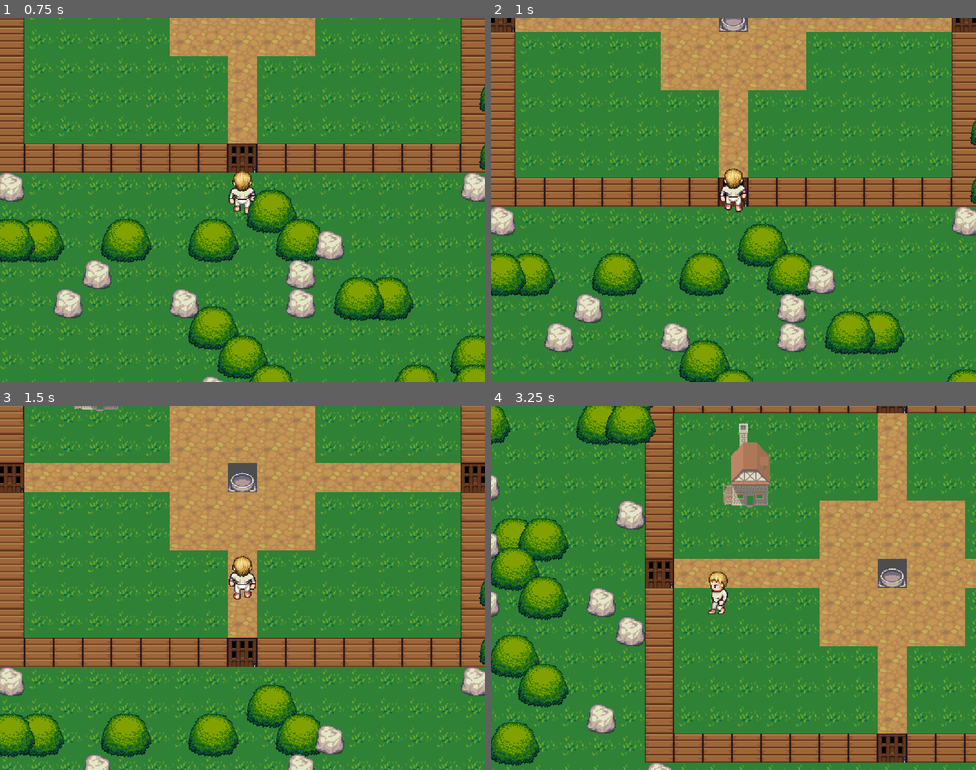
Above: before the commit, frames 1-4 (two rows, left to right).
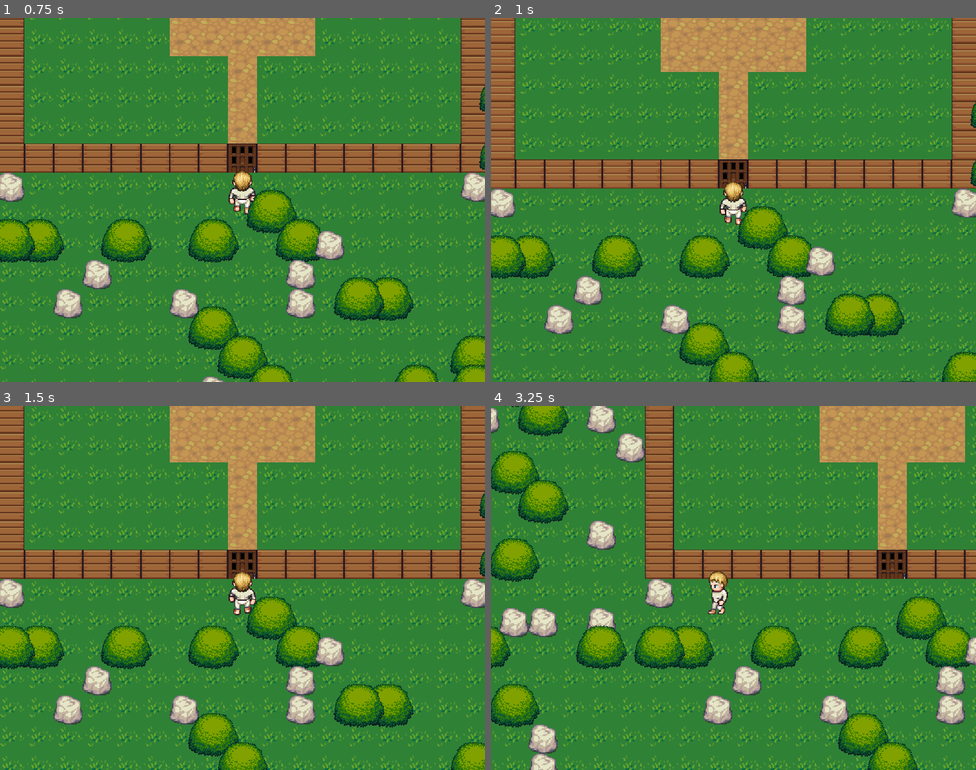
Above: after the commit, the same moments.

Repository: tobiashk-git/valley-game-godot
Game: Godot game, scene res://scenes/Overworld.tscn
Same seed, same stepped clock (60 frames per second), same inputs: the game is played once before the commit and once after it.
Inputs:
- Up to frame 1 (0.75 s): tap Enter at 0.5 s; hold W (move_up) from 0.53 s (still down)
- Up to frame 2 (1 s): keep holding W (move_up)
- Up to frame 3 (1.5 s): keep holding W (move_up)
- Up to frame 4 (3.25 s): release W (move_up) at 2.03 s; hold A (move_left) from 2.03 s (still down)

Frame 1 is identical in both runs. In frame 2, 44% of the frame differs, in the area x 0-100%, y 0-100%; in frame 3, 48%; in frame 4, 61%.

Commit message:
Fog-of-war dungeon mazes + fix missing tile collision everywhere
Ports buildDungeonMaze()'s room+corridor generation (dungeon_gen.gd)
and the JS game's revealTilesAround()/isRevealed() fog system - a
second TileMapLayer filled with an opaque tile, erase_cell()'d in a
radius-2 circle around the player as they explore. Reveals are
permanent once seen, matching the JS behaviour. Chest/boss/locked-
door placement is deliberately not included yet (no inventory/combat
systems ported).

Also fixes a real, fairly serious bug caught while verifying this:
NO tile in either the dungeon or the overworld TileSet actually had
physics collision - walls, the village fence, gates, and the altar
were all walk-through despite rendering solid. The cause was subtle:
collision was being written into a TileSetAtlasSource's TileData
*before* the source was attached to its TileSet, at which point
there's no physics-layer context yet to write into, so it silently
no-op'd. Moving add_source() before the collision-writing code fixes
it for both TileSets. Verified with a script that walks the player
straight at a known wall tile and confirms it actually stops.

Diff:
--- /dev/null
+++ b/resources/dungeon_terrain_tileset.tres
@@ -0,0 +1,21 @@
+[gd_resource type="TileSet" format=3]
+
+[ext_resource type="Texture2D" path="res://assets/dungeon_wall.png" id="1_6agki"]
+[ext_resource type="Texture2D" path="res://assets/dungeon_floor.png" id="2_krki1"]
+
+[sub_resource type="TileSetAtlasSource" id="TileSetAtlasSource_v37wp"]
+texture = ExtResource("1_6agki")
+texture_region_size = Vector2i(32, 32)
+0:0/0 = 0
+0:0/0/physics_layer_0/polygon_0/points = PackedVector2Array(-16, -16, 16, -16, 16, 16, -16, 16)
+
+[sub_resource type="TileSetAtlasSource" id="TileSetAtlasSource_sdlhw"]
+texture = ExtResource("2_krki1")
+texture_region_size = Vector2i(32, 32)
+0:0/0 = 0
+
+[resource]
+tile_size = Vector2i(32, 32)
+physics_layer_0/collision_layer = 1
+sources/0 = SubResource("TileSetAtlasSource_v37wp")
+sources/1 = SubResource("TileSetAtlasSource_sdlhw")
--- /dev/null
+++ b/resources/fog_tileset.tres
@@ -0,0 +1,12 @@
+[gd_resource type="TileSet" format=3]
+
+[ext_resource type="Texture2D" path="res://assets/fog_black.png" id="1_k6jmd"]
+
+[sub_resource type="TileSetAtlasSource" id="TileSetAtlasSource_trxbk"]
+texture = ExtResource("1_k6jmd")
+texture_region_size = Vector2i(32, 32)
+0:0/0 = 0
+
+[resource]
+tile_size = Vector2i(32, 32)
+sources/0 = SubResource("TileSetAtlasSource_trxbk")
--- a/resources/overworld_tileset.tres
+++ b/resources/overworld_tileset.tres
@@ -49,19 +49,23 @@
 texture = ExtResource("7_ixua0")
 texture_region_size = Vector2i(32, 32)
 0:0/0 = 0
+0:0/0/physics_layer_0/polygon_0/points = PackedVector2Array(-16, -16, 16, -16, 16, 16, -16, 16)
 
 [sub_resource type="TileSetAtlasSource" id="TileSetAtlasSource_0747q"]
 texture = ExtResource("8_srne8")
 texture_region_size = Vector2i(32, 32)
 0:0/0 = 0
+0:0/0/physics_layer_0/polygon_0/points = PackedVector2Array(-16, -16, 16, -16, 16, 16, -16, 16)
 
 [sub_resource type="TileSetAtlasSource" id="TileSetAtlasSource_imkcf"]
 texture = ExtResource("9_rv5ot")
 texture_region_size = Vector2i(32, 32)
 0:0/0 = 0
+0:0/0/physics_layer_0/polygon_0/points = PackedVector2Array(-16, -16, 16, -16, 16, 16, -16, 16)
 
 [resource]
 tile_size = Vector2i(32, 32)
+physics_layer_0/collision_layer = 1
 sources/0 = SubResource("TileSetAtlasSource_bj42m")
 sources/1 = SubResource("TileSetAtlasSource_s5cm4")
 sources/2 = SubResource("TileSetAtlasSource_udwd7")
--- /dev/null
+++ b/scenes/Dungeon.tscn
@@ -0,0 +1,54 @@
+[gd_scene format=3]
+
+[ext_resource type="Script" path="res://scripts/dungeon.gd" id="1_gajge"]
+[ext_resource type="Texture2D" path="res://assets/dungeon_wall.png" id="2_18g1q"]
+[ext_resource type="Texture2D" path="res://assets/dungeon_floor.png" id="3_ykok4"]
+[ext_resource type="PackedScene" path="res://scenes/Player.tscn" id="4_kco37"]
+[ext_resource type="Script" path="res://scripts/player.gd" id="5_dj1ww"]
+[ext_resource type="Texture2D" path="res://assets/fog_black.png" id="6_aq2ax"]
+
+[sub_resource type="TileSetAtlasSource" id="TileSetAtlasSource_v37wp"]
+texture = ExtResource("2_18g1q")
+texture_region_size = Vector2i(32, 32)
+0:0/0 = 0
+0:0/0/physics_layer_0/polygon_0/points = PackedVector2Array(-16, -16, 16, -16, 16, 16, -16, 16)
+
+[sub_resource type="TileSetAtlasSource" id="TileSetAtlasSource_sdlhw"]
+texture = ExtResource("3_ykok4")
+texture_region_size = Vector2i(32, 32)
+0:0/0 = 0
+
+[sub_resource type="TileSet" id="TileSet_lwrqk"]
+tile_size = Vector2i(32, 32)
+physics_layer_0/collision_layer = 1
+sources/0 = SubResource("TileSetAtlasSource_v37wp")
+sources/1 = SubResource("TileSetAtlasSource_sdlhw")
+
+[sub_resource type="TileSetAtlasSource" id="TileSetAtlasSource_trxbk"]
+texture = ExtResource("6_aq2ax")
+texture_region_size = Vector2i(32, 32)
+0:0/0 = 0
+
+[sub_resource type="TileSet" id="TileSet_5bk5s"]
+tile_size = Vector2i(32, 32)
+sources/0 = SubResource("TileSetAtlasSource_trxbk")
+
+[node name="Dungeon" type="Node2D" unique_id=430934058]
+script = ExtResource("1_gajge")
+
+[node name="TerrainLayer" type="TileMapLayer" parent="." unique_id=697915292]
+tile_set = SubResource("TileSet_lwrqk")
+
+[node name="YSort" type="Node2D" parent="." unique_id=1639668563]
+y_sort_enabled = true
+
+[node name="Player" type="CharacterBody2D" parent="YSort" unique_id=1494915939 instance=ExtResource("4_kco37")]
+script = ExtResource("5_dj1ww")
+
+[node name="Camera2D" type="Camera2D" parent="YSort/Player" unique_id=898920871]
+zoom = Vector2(1.5, 1.5)
+position_smoothing_enabled = true
+position_smoothing_speed = 8.0
+
+[node name="FogLayer" type="TileMapLayer" parent="." unique_id=1355760540]
+tile_set = SubResource("TileSet_5bk5s")
--- a/scenes/Overworld.tscn
+++ b/scenes/Overworld.tscn
@@ -52,19 +52,23 @@
 texture = ExtResource("8_yb8sh")
 texture_region_size = Vector2i(32, 32)
 0:0/0 = 0
+0:0/0/physics_layer_0/polygon_0/points = PackedVector2Array(-16, -16, 16, -16, 16, 16, -16, 16)
 
 [sub_resource type="TileSetAtlasSource" id="TileSetAtlasSource_0747q"]
 texture = ExtResource("9_r1q4c")
 texture_region_size = Vector2i(32, 32)
 0:0/0 = 0
+0:0/0/physics_layer_0/polygon_0/points = PackedVector2Array(-16, -16, 16, -16, 16, 16, -16, 16)
 
 [sub_resource type="TileSetAtlasSource" id="TileSetAtlasSource_imkcf"]
 texture = ExtResource("10_8gr22")
 texture_region_size = Vector2i(32, 32)
 0:0/0 = 0
+0:0/0/physics_layer_0/polygon_0/points = PackedVector2Array(-16, -16, 16, -16, 16, 16, -16, 16)
 
 [sub_resource type="TileSet" id="TileSet_1y5gq"]
 tile_size = Vector2i(32, 32)
+physics_layer_0/collision_layer = 1
 sources/0 = SubResource("TileSetAtlasSource_bj42m")
 sources/1 = SubResource("TileSetAtlasSource_s5cm4")
 sources/2 = SubResource("TileSetAtlasSource_udwd7")
@@ -75,19 +79,19 @@
 sources/7 = SubResource("TileSetAtlasSource_0747q")
 sources/8 = SubResource("TileSetAtlasSource_imkcf")
 
-[node name="Overworld" type="Node2D" unique_id=779871056]
+[node name="Overworld" type="Node2D" unique_id=310149965]
 script = ExtResource("1_ff6um")
 
-[node name="TileMapLayer" type="TileMapLayer" parent="." unique_id=1386343180]
+[node name="TileMapLayer" type="TileMapLayer" parent="." unique_id=1826832084]
 tile_set = SubResource("TileSet_1y5gq")
 
-[node name="YSort" type="Node2D" parent="." unique_id=449532988]
+[node name="YSort" type="Node2D" parent="." unique_id=348083968]
 y_sort_enabled = true
 
 [node name="Player" type="CharacterBody2D" parent="YSort" unique_id=1494915939 instance=ExtResource("11_2ltwc")]
 script = ExtResource("12_pv64x")
 
-[node name="Camera2D" type="Camera2D" parent="YSort/Player" unique_id=1563136406]
+[node name="Camera2D" type="Camera2D" parent="YSort/Player" unique_id=592954177]
 zoom = Vector2(1.5, 1.5)
 position_smoothing_enabled = true
 position_smoothing_speed = 8.0
--- /dev/null
+++ b/scripts/dungeon.gd
@@ -0,0 +1,66 @@
+extends Node2D
+# Fog-of-war dungeon interior. Port of buildDungeonMaze()'s layout generation
+# (see dungeon_gen.gd) plus the JS game's revealTilesAround()/isRevealed()
+# fog system, using a second TileMapLayer filled with an opaque tile that
+# gets erase_cell()'d as the player explores, instead of gating a hand-rolled
+# render loop like the JS canvas version does.
+
+const WIDTH := 40
+const HEIGHT := 28
+const FOG_REVEAL_RADIUS := 2
+
+const SRC_WALL := 0
+const SRC_FLOOR := 1
+const SRC_FOG := 0 # fog layer has its own single-source TileSet, id 0
+
+@onready var terrain: TileMapLayer = $TerrainLayer
+@onready var fog: TileMapLayer = $FogLayer
+@onready var ysort: Node2D = $YSort
+@onready var player: CharacterBody2D = $YSort/Player
+
+var _last_revealed_tile: Vector2i = Vector2i(-9999, -9999)
+
+func _tile_center(pos: Vector2i) -> Vector2:
+	return Vector2(pos.x * 32 + 16, pos.y * 32 + 16)
+
+func _ready() -> void:
+	var gen: Dictionary = DungeonGen.generate(WIDTH, HEIGHT)
+	var map: Array = gen.map
+
+	for y in range(HEIGHT):
+		for x in range(WIDTH):
+			var cell: int = map[y][x]
+			if cell == DungeonGen.WALL:
+				terrain.set_cell(Vector2i(x, y), SRC_WALL, Vector2i(0, 0))
+			else:
+				terrain.set_cell(Vector2i(x, y), SRC_FLOOR, Vector2i(0, 0))
+
+	for y in range(HEIGHT):
+		for x in range(WIDTH):
+			fog.set_cell(Vector2i(x, y), SRC_FOG, Vector2i(0, 0))
+
+	var spawn_tile: Vector2i = gen.spawn_tile
+	player.position = _tile_center(spawn_tile)
+
+	var cam: Camera2D = player.get_node("Camera2D")
+	cam.limit_left = 0
+	cam.limit_top = 0
+	cam.limit_right = WIDTH * 32
+	cam.limit_bottom = HEIGHT * 32
+	cam.reset_smoothing()
+
+	_reveal_around(spawn_tile)
+	_last_revealed_tile = spawn_tile
+
+func _process(_delta: float) -> void:
+	var current_tile := Vector2i(int(player.position.x / 32), int(player.position.y / 32))
+	if current_tile != _last_revealed_tile:
+		_last_revealed_tile = current_tile
+		_reveal_around(current_tile)
+
+func _reveal_around(center: Vector2i) -> void:
+	for dy in range(-FOG_REVEAL_RADIUS, FOG_REVEAL_RADIUS + 1):
+		for dx in range(-FOG_REVEAL_RADIUS, FOG_REVEAL_RADIUS + 1):
+			if dx * dx + dy * dy > FOG_REVEAL_RADIUS * FOG_REVEAL_RADIUS:
+				continue
+			fog.erase_cell(center + Vector2i(dx, dy))
--- /dev/null
+++ b/scripts/dungeon_gen.gd
@@ -0,0 +1,151 @@
+class_name DungeonGen
+extends RefCounted
+# Port of buildDungeonMaze() in game.js — rooms + randomized-walk corridors.
+# Chest/boss/locked-door placement is deliberately not included yet (no
+# inventory/combat systems ported); this generates the walkable layout only.
+
+const WALL := 0
+const FLOOR := 1
+const DOOR := 2
+
+const ROOM_COUNT := 5
+const ROOM_MIN := 3
+const ROOM_MAX := 5
+const FAR_ROOM_MIN := 6 # the 5th room is deliberately bigger and far from the entrance
+const FAR_ROOM_MAX := 8
+const ROOM_PADDING := 1
+
+class Room:
+	var x: int
+	var y: int
+	var w: int
+	var h: int
+	func _init(_x: int, _y: int, _w: int, _h: int) -> void:
+		x = _x
+		y = _y
+		w = _w
+		h = _h
+	func center() -> Vector2i:
+		return Vector2i(x + w / 2, y + h / 2)
+
+static func _overlaps(a: Room, b: Room, padding: int) -> bool:
+	return a.x - padding < b.x + b.w and a.x + a.w + padding > b.x and a.y - padding < b.y + b.h and a.y + a.h + padding > b.y
+
+static func _try_place_room(width: int, height: int, y_min: int, y_max: int, existing: Array, min_size: int = ROOM_MIN, max_size: int = ROOM_MAX) -> Room:
+	for attempt in range(200):
+		var w := randi_range(min_size, max_size)
+		var h := randi_range(min_size, max_size)
+		var x := randi_range(1, width - 1 - w)
+		var y := randi_range(y_min, max(y_min, min(y_max, height - 1 - h)))
+		var candidate := Room.new(x, y, w, h)
+		var ok := true
+		for r in existing:
+			if _overlaps(candidate, r, ROOM_PADDING):
+				ok = false
+				break
+		if ok:
+			return candidate
+	return Room.new(randi_range(1, width - 1 - min_size), randi_range(y_min, y_max), min_size, min_size)
+
+static func _try_place_far_room(width: int, height: int, y_min: int, y_max: int, existing: Array, anchor: Vector2i, min_size: int, max_size: int) -> Room:
+	var best: Room = null
+	var best_dist := -1.0
+	for attempt in range(60):
+		var w := randi_range(min_size, max_size)
+		var h := randi_range(min_size, max_size)
+		var x := randi_range(1, width - 1 - w)
+		var y := randi_range(y_min, max(y_min, min(y_max, height - 1 - h)))
+		var candidate := Room.new(x, y, w, h)
+		var ok := true
+		for r in existing:
+			if _overlaps(candidate, r, ROOM_PADDING):
+				ok = false
+				break
+		if not ok:
+			continue
+		var c: Vector2i = candidate.center()
+		var dist: float = Vector2(c).distance_to(Vector2(anchor))
+		if dist > best_dist:
+			best_dist = dist
+			best = candidate
+	if best:
+		return best
+	return _try_place_room(width, height, y_min, y_max, existing, min_size, max_size)
+
+static func _carve_room(map: Array, room: Room) -> void:
+	for y in range(room.y, room.y + room.h):
+		for x in range(room.x, room.x + room.w):
+			map[y][x] = FLOOR
+
+static func _carve_corridor(map: Array, width: int, height: int, from: Vector2i, to: Vector2i) -> void:
+	var x := from.x
+	var y := from.y
+	var steps := 0
+	var max_steps := width + height + 40
+	while (x != to.x or y != to.y) and steps < max_steps:
+		map[y][x] = FLOOR
+		var move_x: bool = x != to.x and (y == to.y or randf() < 0.5)
+		if move_x:
+			x += signi(to.x - x)
+		else:
+			y += signi(to.y - y)
+		map[y][x] = FLOOR
+		if randf() < 0.15:
+			x = clampi(x + (-1 if randf() < 0.5 else 1), 1, width - 2)
+		steps += 1
+	map[to.y][to.x] = FLOOR
+
+# Returns a Dictionary: map (Array of Array of int), width, height, door_x,
+# door_y, spawn_tile (Vector2i), rooms (Array of Room), boss_room (Room —
+# the 5th/far room; not yet used for an actual boss, just the layout).
+static func generate(width: int, height: int) -> Dictionary:
+	var map: Array = []
+	for y in range(height):
+		var row: Array = []
+		row.resize(width)
+		row.fill(WALL)
+		map.append(row)
+
+	var entrance_room := _try_place_room(width, height, int(height * 0.65), height - 1 - ROOM_MIN, [])
+	var rooms: Array = [entrance_room]
+	var entrance_center: Vector2i = entrance_room.center()
+
+	var intermediate_rooms: Array = []
+	for i in range(ROOM_COUNT - 2):
+		var r := _try_place_room(width, height, 1, height - 1 - ROOM_MIN, rooms)
+		rooms.append(r)
+		intermediate_rooms.append(r)
+
+	var boss_room := _try_place_far_room(width, height, 1, height - 1 - FAR_ROOM_MIN, rooms, entrance_center, FAR_ROOM_MIN, FAR_ROOM_MAX)
+	rooms.append(boss_room)
+
+	for r in rooms:
+		_carve_room(map, r)
+
+	var door_x: int = clampi(entrance_center.x, 1, width - 2)
+	var door_y := height - 1
+	_carve_corridor(map, width, height, entrance_center, Vector2i(door_x, door_y - 1))
+	map[door_y][door_x] = DOOR
+
+	intermediate_rooms.sort_custom(func(a: Room, b: Room) -> bool:
+		var da: float = Vector2(a.center()).distance_to(Vector2(entrance_center))
+		var db: float = Vector2(b.center()).distance_to(Vector2(entrance_center))
+		return da < db
+	)
+	var prev_center := entrance_center
+	for room in intermediate_rooms:
+		var c: Vector2i = room.center()
+		_carve_corridor(map, width, height, prev_center, c)
+		prev_center = c
+	_carve_corridor(map, width, height, prev_center, boss_room.center())
+
+	return {
+		"map": map,
+		"width": width,
+		"height": height,
+		"door_x": door_x,
+		"door_y": door_y,
+		"spawn_tile": Vector2i(door_x, door_y - 1),
+		"rooms": rooms,
+		"boss_room": boss_room,
+	}
--- /dev/null
+++ b/tools/setup_dungeon.gd
@@ -0,0 +1,82 @@
+extends SceneTree
+# Builds the dungeon terrain TileSet, the fog TileSet, and Dungeon.tscn.
+# Run via: godot --headless --script res://tools/setup_dungeon.gd
+
+const FULL_TILE_COLLISION: PackedVector2Array = [Vector2(-16, -16), Vector2(16, -16), Vector2(16, 16), Vector2(-16, 16)]
+
+func _add_source(tile_set: TileSet, path: String, id: int, solid: bool = false) -> void:
+	var source := TileSetAtlasSource.new()
+	source.texture = load(path)
+	source.texture_region_size = Vector2i(32, 32)
+	source.create_tile(Vector2i(0, 0))
+	# The source must be attached to the TileSet (which already has its
+	# physics layer added) *before* writing collision data into its TileData —
+	# a standalone, not-yet-attached source has no physics-layer context for
+	# add_collision_polygon() to write into, so it silently no-ops.
+	tile_set.add_source(source, id)
+	if solid:
+		var tile_data: TileData = source.get_tile_data(Vector2i(0, 0), 0)
+		tile_data.add_collision_polygon(0)
+		tile_data.set_collision_polygon_points(0, 0, FULL_TILE_COLLISION)
+
+func _initialize() -> void:
+	print("=== Dungeon setup starting ===")
+
+	var terrain_tileset := TileSet.new()
+	terrain_tileset.tile_size = Vector2i(32, 32)
+	terrain_tileset.add_physics_layer()
+	_add_source(terrain_tileset, "res://assets/dungeon_wall.png", 0, true)
+	_add_source(terrain_tileset, "res://assets/dungeon_floor.png", 1, false)
+	ResourceSaver.save(terrain_tileset, "res://resources/dungeon_terrain_tileset.tres")
+
+	var fog_tileset := TileSet.new()
+	fog_tileset.tile_size = Vector2i(32, 32)
+	_add_source(fog_tileset, "res://assets/fog_black.png", 0)
+	ResourceSaver.save(fog_tileset, "res://resources/fog_tileset.tres")
+
+	var player_scene: PackedScene = load("res://scenes/Player.tscn")
+	var player_instance: CharacterBody2D = player_scene.instantiate()
+	player_instance.name = "Player"
+
+	var root := Node2D.new()
+	root.name = "Dungeon"
+	root.set_script(load("res://scripts/dungeon.gd"))
+
+	var terrain := TileMapLayer.new()
+	terrain.name = "TerrainLayer"
+	terrain.tile_set = terrain_tileset
+	root.add_child(terrain)
+	terrain.owner = root
+
+	var ysort := Node2D.new()
+	ysort.name = "YSort"
+	ysort.y_sort_enabled = true
+	root.add_child(ysort)
+	ysort.owner = root
+
+	ysort.add_child(player_instance)
+	player_instance.owner = root
+
+	var camera := Camera2D.new()
+	camera.name = "Camera2D"
+	camera.zoom = Vector2(1.5, 1.5)
+	camera.position_smoothing_enabled = true
+	camera.position_smoothing_speed = 8.0
+	player_instance.add_child(camera)
+	camera.owner = root
+
+	# Added last so it draws on top of the terrain and the player/props,
+	# which is what lets it actually occlude them.
+	var fog := TileMapLayer.new()
+	fog.name = "FogLayer"
+	fog.tile_set = fog_tileset
+	root.add_child(fog)
+	fog.owner = root
+
+	var packed := PackedScene.new()
+	packed.pack(root)
+	var err := ResourceSaver.save(packed, "res://scenes/Dungeon.tscn")
+	print("Dungeon.tscn saved: ", err)
+
+	print("=== Dungeon setup complete ===")
+	quit()
--- a/tools/setup_phase1.gd
+++ b/tools/setup_phase1.gd
@@ -3,7 +3,9 @@
 # are painted at runtime by overworld.gd/world.gd, not baked in here).
 # Run via: godot --headless --script res://tools/setup_phase1.gd
 
-func _add_source(tile_set: TileSet, path: String, id: int) -> void:
+const FULL_TILE_COLLISION: PackedVector2Array = [Vector2(-16, -16), Vector2(16, -16), Vector2(16, 16), Vector2(-16, 16)]
+
+func _add_source(tile_set: TileSet, path: String, id: int, solid: bool = false) -> void:
 	var tex: Texture2D = load(path)
 	var source := TileSetAtlasSource.new()
 	source.texture = tex
@@ -15,22 +17,31 @@
 			source.create_tile(Vector2i(0, row))
 	else:
 		source.create_tile(Vector2i(0, 0))
+	# The source must be attached to the TileSet (which already has its
+	# physics layer added) *before* writing collision data into its TileData —
+	# a standalone, not-yet-attached source has no physics-layer context for
+	# add_collision_polygon() to write into, so it silently no-ops.
 	tile_set.add_source(source, id)
+	if solid:
+		var tile_data: TileData = source.get_tile_data(Vector2i(0, 0), 0)
+		tile_data.add_collision_polygon(0)
+		tile_data.set_collision_polygon_points(0, 0, FULL_TILE_COLLISION)
 
 func _initialize() -> void:
 	print("=== Phase 1 setup starting ===")
 
 	var tile_set := TileSet.new()
 	tile_set.tile_size = Vector2i(32, 32)
+	tile_set.add_physics_layer()
 	_add_source(tile_set, "res://assets/grass.png", 0)
 	_add_source(tile_set, "res://assets/snow.png", 1)
 	_add_source(tile_set, "res://assets/sand.png", 2)
 	_add_source(tile_set, "res://assets/forest_ground.png", 3)
 	_add_source(tile_set, "res://assets/hills_ground.png", 4)
 	_add_source(tile_set, "res://assets/path.png", 5)
-	_add_source(tile_set, "res://assets/fence.png", 6)
-	_add_source(tile_set, "res://assets/gate.png", 7)
-	_add_source(tile_set, "res://assets/altar.png", 8)
+	_add_source(tile_set, "res://assets/fence.png", 6, true)
+	_add_source(tile_set, "res://assets/gate.png", 7, true)
+	_add_source(tile_set, "res://assets/altar.png", 8, true)
 	var ts_err := ResourceSaver.save(tile_set, "res://resources/overworld_tileset.tres")
 	print("overworld_tileset.tres saved: ", ts_err)
 
--- /dev/null
+++ b/tools/verify_dungeon.gd
@@ -0,0 +1,28 @@
+extends SceneTree
+
+func _initialize() -> void:
+	var scene: PackedScene = load("res://scenes/Dungeon.tscn")
+	var instance: Node2D = scene.instantiate()
+	root.add_child(instance)
+	for i in range(5):
+		await process_frame
+
+	var player: CharacterBody2D = instance.get_node("YSort/Player")
+	print("Spawn position: ", player.position)
+
+	var img1 := root.get_texture().get_image()
+	img1.save_png("res://verify_dungeon_spawn.png")
+	print("Saved verify_dungeon_spawn.png")
+
+	# Walk up (toward the rest of the maze) for a while to explore.
+	Input.action_press("move_up")
+	for i in range(200):
+		await physics_frame
+	Input.action_release("move_up")
+
+	print("Position after walking: ", player.position)
+	var img2 := root.get_texture().get_image()
+	img2.save_png("res://verify_dungeon_explored.png")
+	print("Saved verify_dungeon_explored.png")
+
+	quit()
--- /dev/null
+++ b/tools/verify_tile_collision_data.gd
@@ -0,0 +1,16 @@
+extends SceneTree
+
+func _initialize() -> void:
+	var tile_set: TileSet = load("res://resources/dungeon_terrain_tileset.tres")
+	print("Loaded tileset, physics layers: ", tile_set.get_physics_layers_count())
+	var source: TileSetAtlasSource = tile_set.get_source(0) # wall
+	var tile_data: TileData = source.get_tile_data(Vector2i(0, 0), 0)
+	print("Wall source tile collision polygon count: ", tile_data.get_collision_polygons_count(0))
+	if tile_data.get_collision_polygons_count(0) > 0:
+		print("Points: ", tile_data.get_collision_polygon_points(0, 0))
+
+	var floor_source: TileSetAtlasSource = tile_set.get_source(1) # floor
+	var floor_data: TileData = floor_source.get_tile_data(Vector2i(0, 0), 0)
+	print("Floor source tile collision polygon count (should be 0): ", floor_data.get_collision_polygons_count(0))
+
+	quit()
--- /dev/null
+++ b/tools/verify_wall_collision.gd
@@ -0,0 +1,49 @@
+extends SceneTree
+# Find the nearest wall in any direction from the player's spawn tile, walk
+# straight at it, and confirm the player actually stops instead of passing
+# through.
+
+func _initialize() -> void:
+	var scene: PackedScene = load("res://scenes/Dungeon.tscn")
+	var instance: Node2D = scene.instantiate()
+	root.add_child(instance)
+	await process_frame
+
+	var terrain: TileMapLayer = instance.get_node("TerrainLayer")
+	var player: CharacterBody2D = instance.get_node("YSort/Player")
+	var player_tile := Vector2i(int(player.position.x / 32), int(player.position.y / 32))
+
+	var directions := {
+		"move_down": Vector2i(0, 1),
+		"move_up": Vector2i(0, -1),
+		"move_right": Vector2i(1, 0),
+		"move_left": Vector2i(-1, 0),
+	}
+	var chosen_action := ""
+	var target_wall := Vector2i(-9999, -9999)
+	for action in directions:
+		var d: Vector2i = directions[action]
+		for r in range(1, 10):
+			var candidate: Vector2i = player_tile + d * r
+			if terrain.get_cell_source_id(candidate) == 0:
+				chosen_action = action
+				target_wall = candidate
+				break
+		if chosen_action != "":
+			break
+
+	print("Player tile: ", player_tile, " chosen direction: ", chosen_action, " target wall: ", target_wall)
+	if chosen_action == "":
+		print("No nearby wall found - inconclusive test")
+		quit()
+		return
+
+	Input.action_press(chosen_action)
+	for i in range(300):
+		await physics_frame
+	Input.action_release(chosen_action)
+
+	var final_tile := Vector2i(int(player.position.x / 32), int(player.position.y / 32))
+	print("Final position: ", player.position, " tile: ", final_tile)
+	print("Wall tile itself still solid (never entered): ", terrain.get_cell_source_id(final_tile) != 0)
+	quit()
Binary file added: assets/dungeon_floor.png
Not shown, added: assets/dungeon_floor.png.import
Binary file added: assets/dungeon_wall.png
Not shown, added: assets/dungeon_wall.png.import
Binary file added: assets/fog_black.png
Not shown, added: assets/fog_black.png.import
Not shown, added: scripts/dungeon.gd.uid
Not shown, added: scripts/dungeon_gen.gd.uid
Not shown, added: tools/setup_dungeon.gd.uid
Not shown, added: tools/setup_props.gd.uid
Not shown, added: tools/verify_entrances.gd.uid
Not shown, added: tools/verify_phase1b.gd.uid
